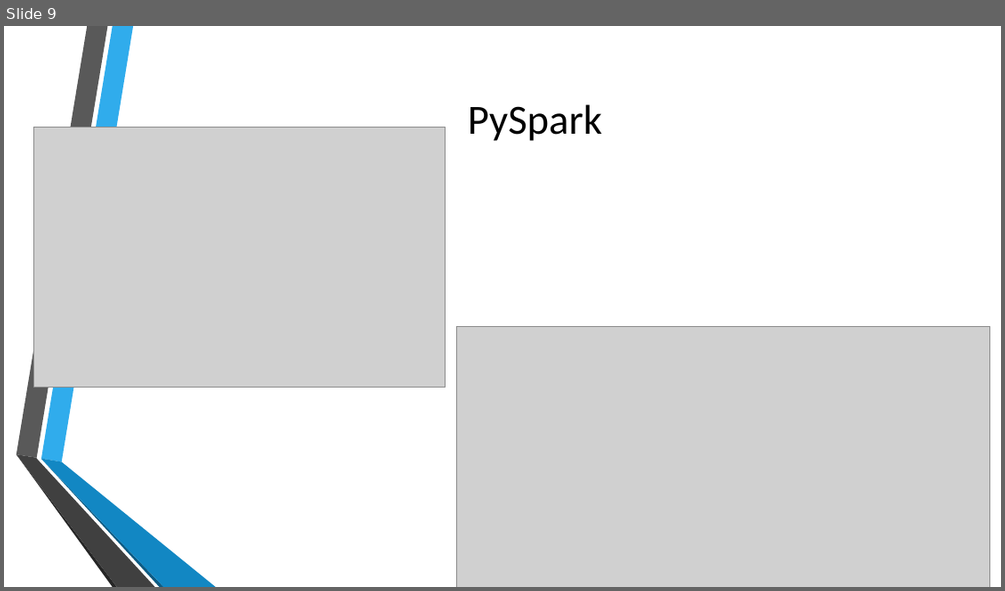
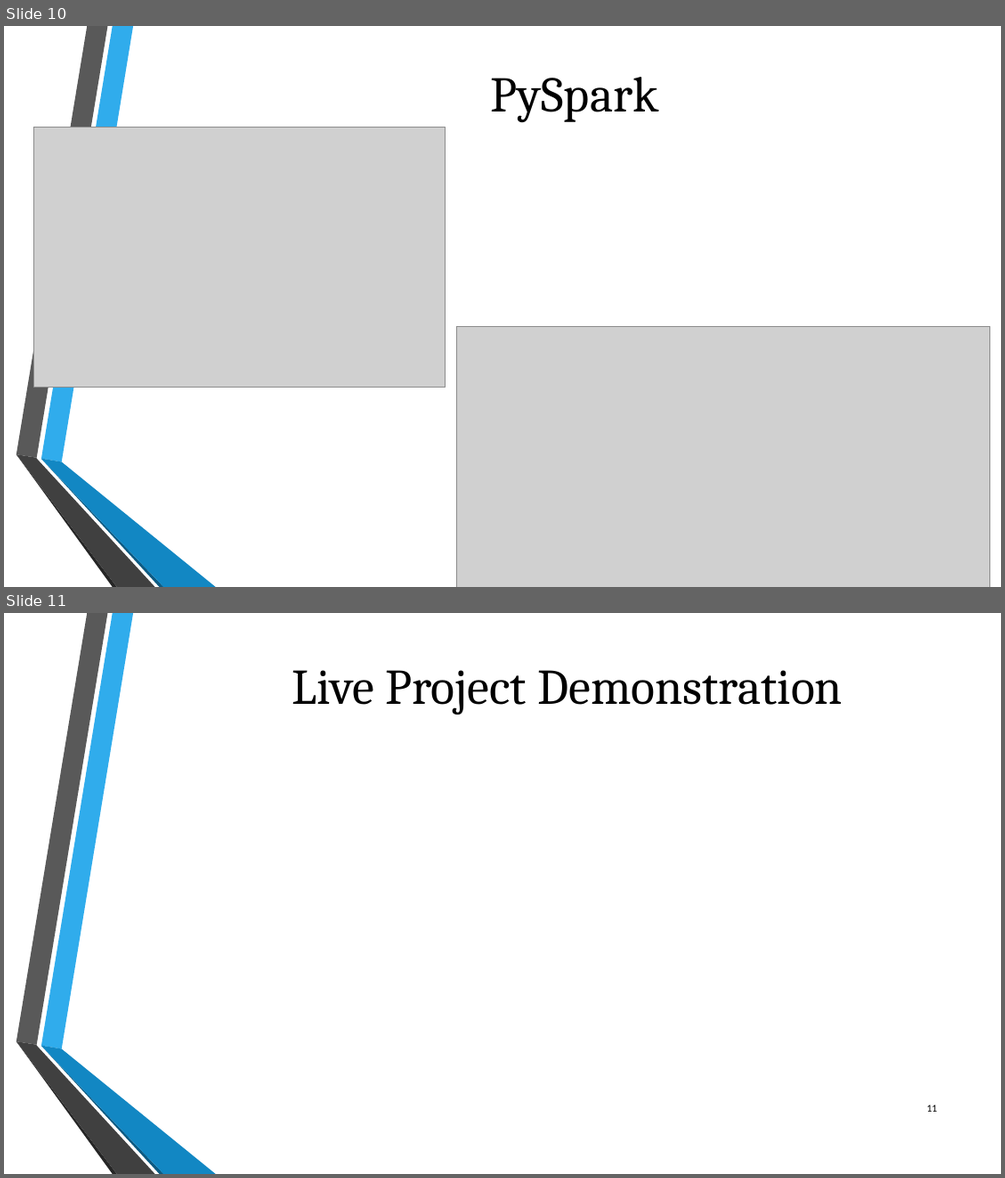
Before and after one commit to Priyaa84/DSE6300_Project, a slide deck: DSE 6300- Project Presentation.pptx. Shown one above the other, each under a label of ours: slide 9 before the commit, slides 10 and 11 after it. The pictures are 1005x591 and 1005x1178 pixels, drawn with LibreOffice and Linux fonts; fonts in the diff are those of the drawing; grey boxes stand for pictures; background and template pictures are left out. Boxes give left, top, right and bottom in pixels: in the first picture for what was removed or moved away, otherwise in the second. Text is boxed around its words. In the diff, an @@ line names an element or a change of style, - is before the commit and + after.

Commit message:
Formatting changes and updates

```diff
--- a/DSE 6300- Project Presentation.pptx
+++ b/DSE 6300- Project Presentation.pptx
@@ slide 11 added at bbox=[4, 613, 1001, 1174], background picture (left out); not listed: 6 template elements that a slide beside it also shows @@
@@ title added at bbox=[292, 670, 842, 714], 48 pt, text #000000 @@
+Live Project Demonstration
@@ page number added at bbox=[927, 1104, 938, 1111], 10 pt, text #000000 @@
+11
@@ what was slide 9 is now slide 10 @@
@@ slide 10 changed as well @@
@@ title "PySpark": place and size @@
-title "PySpark" at bbox=[468, 104, 602, 141]
+title "PySpark" at bbox=[491, 77, 659, 122]
@@ title "PySpark" at bbox=[491, 77, 659, 122]: size 40 to 48 pt, font Calibri to Cambria @@
```
Also in this commit, not shown: 13 other slides changed, 1 other slide added, 1 slide removed.
